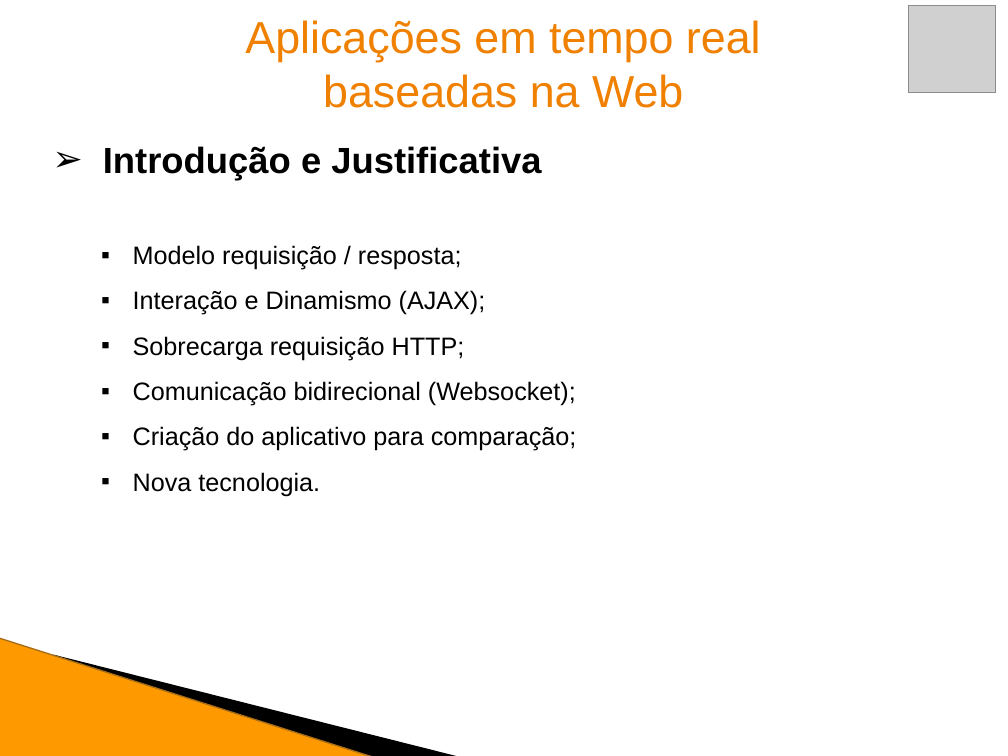
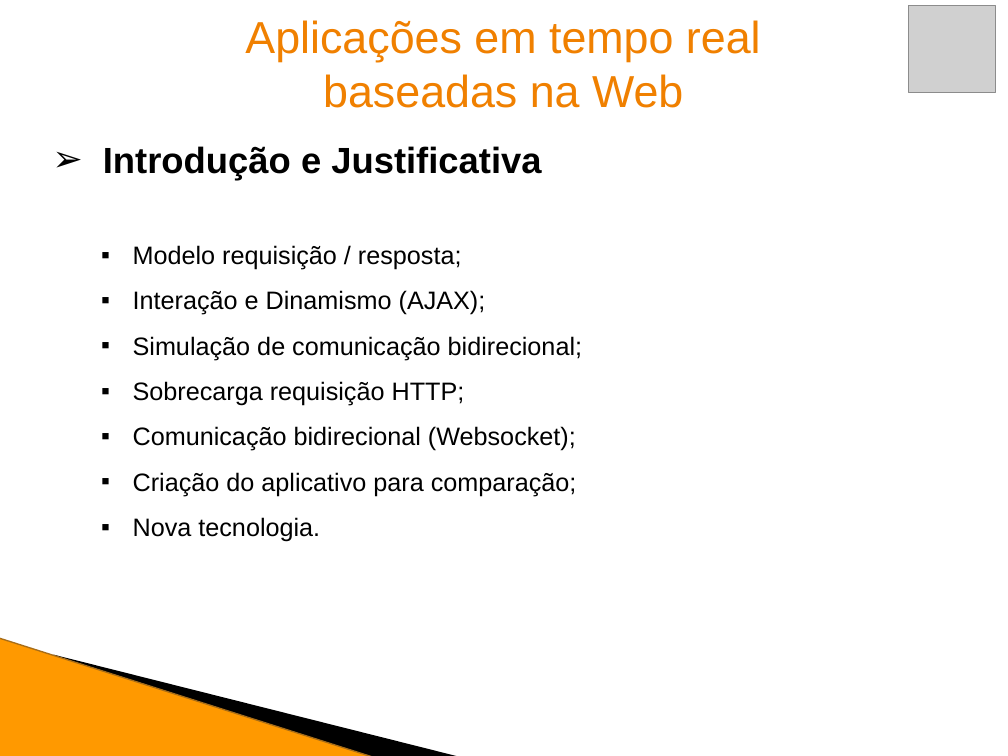
Before and after one commit to rafaelcouto/tcc, a slide deck: slide 3 of docs/apresentacao.pptx. Drawn at 1008x756 pixels with LibreOffice and Linux fonts; fonts in the diff are those of the drawing; grey boxes stand for pictures. Boxes give left, top, right and bottom in pixels: in the first picture for what was removed or moved away, otherwise in the second. Text is boxed around its words. In the diff, an @@ line names an element or a change of style, - is before the commit and + after.

```diff
--- a/docs/apresentacao.pptx
+++ b/docs/apresentacao.pptx
@@ text at [133,336,582,360]: paragraph added @@
+▪ Simulação de comunicação bidirecional;
```
Also in this commit, not shown: 5 other slides changed, 1 slide added.
